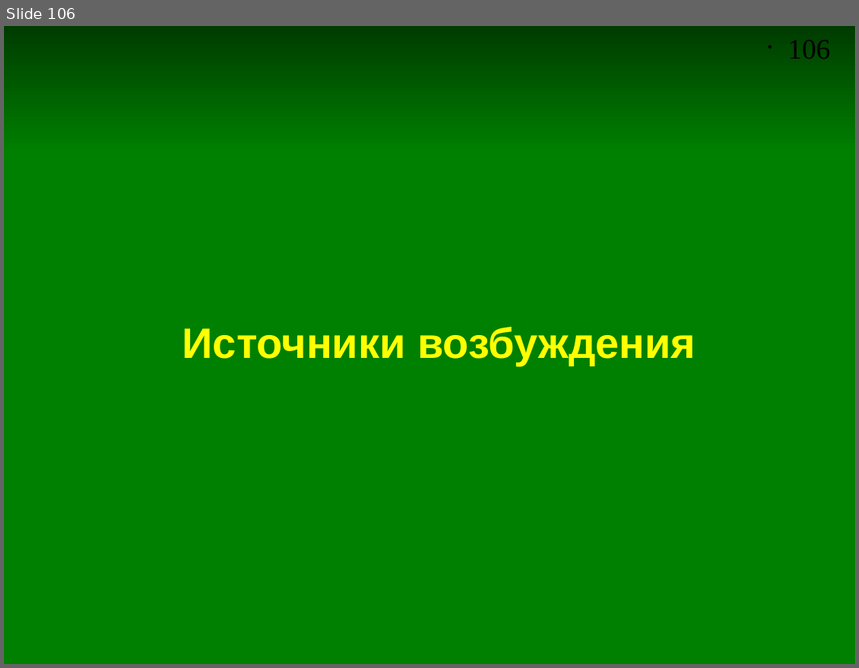
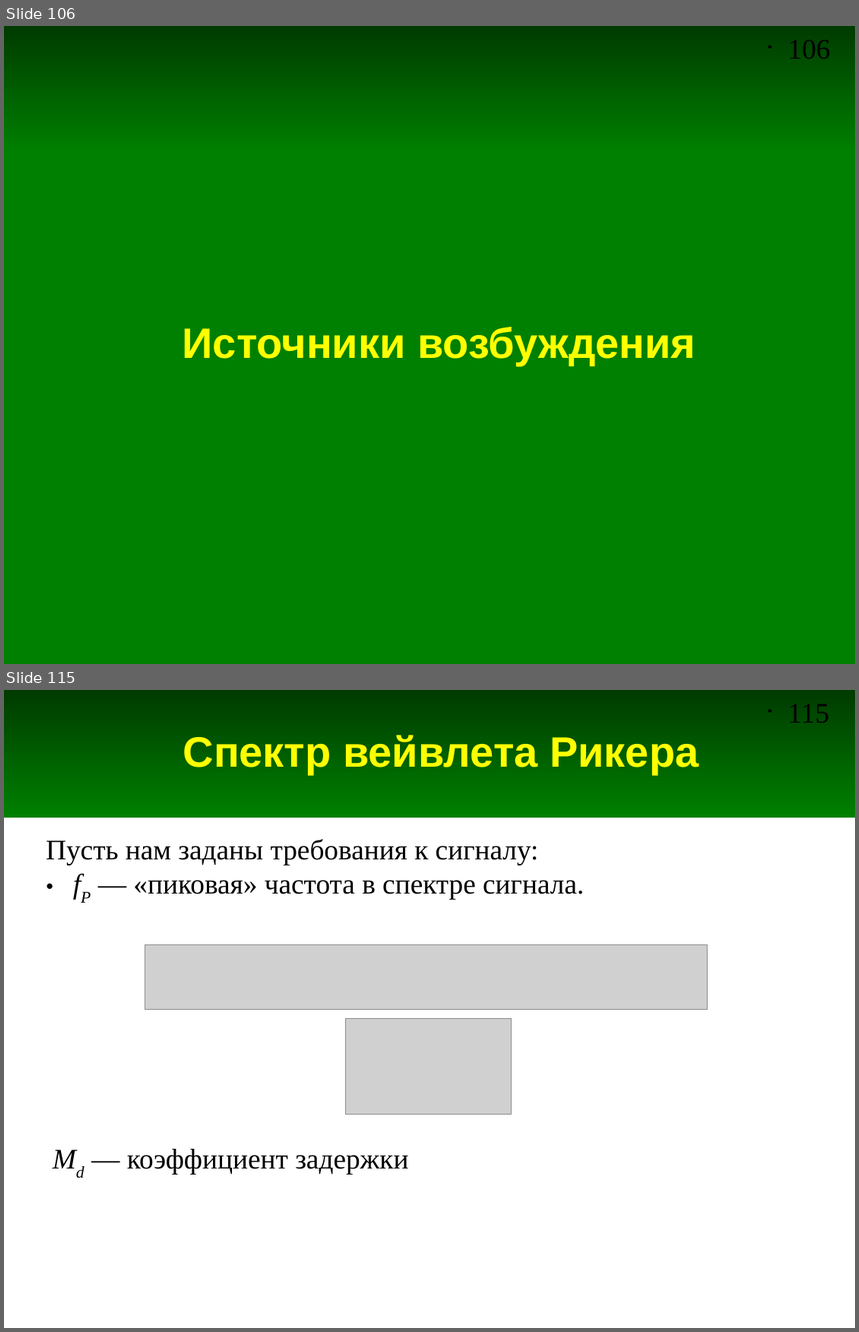
Before and after one commit to andris0147sv/modelling, a slide deck: presentations/2. FDTD.odp. Shown one above the other, each under a label of ours: slide 106 before the commit, slides 106 and 115 after it; the slides between them are not shown. The pictures are 859x668 and 859x1332 pixels, drawn with LibreOffice and Linux fonts; fonts in the diff are those of the drawing; grey boxes stand for pictures. Boxes give left, top, right and bottom in pixels: in the first picture for what was removed or moved away, otherwise in the second. Text is boxed around its words. In the diff, an @@ line names an element or a change of style, - is before the commit and + after.

Commit message:
Новые слайды. Обновление скриптов для расчета спектров сигналов

```diff
--- a/presentations/2. FDTD.odp
+++ b/presentations/2. FDTD.odp
@@ slide 115 added at <box>4,690,855,1328</box>, background #FFFFFF; not listed: 2 template elements that a slide beside it also shows @@
@@ title added at <box>183,735,699,774</box>, 36 pt, text #FFFF00, bold @@
+Спектр вейвлета Рикера
@@ text added at <box>46,839,584,899</box>, 24 pt, text #000000 @@
+Пусть нам заданы требования к сигналу:
+● fP — «пиковая» частота в спектре сигнала.
@@ picture added at <box>145,945,707,1010</box> @@
@@ picture added at <box>346,1018,512,1115</box> @@
@@ text added at <box>127,1149,408,1174</box>, 24 pt, text #000000 @@
+Md — коэффициент задержки
```
Also in this commit, not shown: 5 slides changed, 3 other slides added, 2 slides removed, 6 other files.
